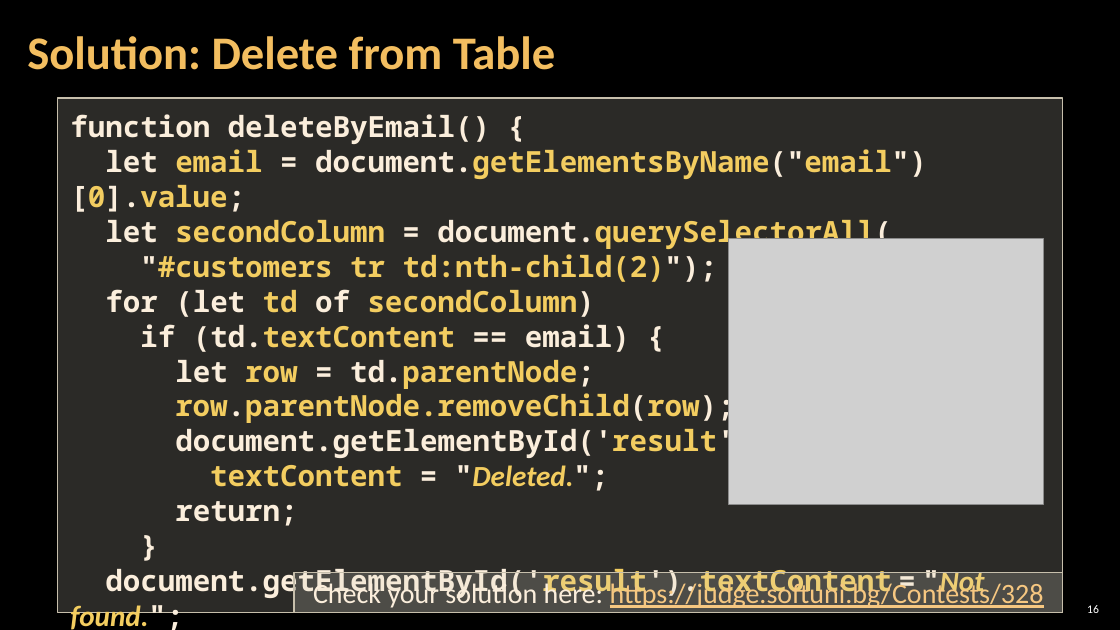
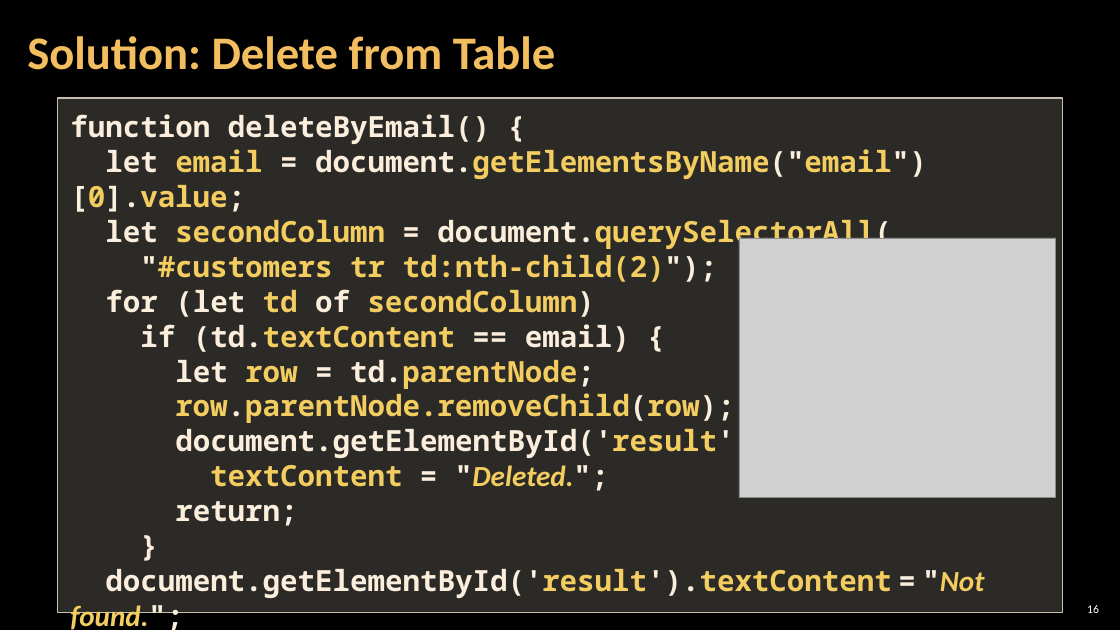
Before and after one commit to antoniaat/Front-End-Development, a slide deck: slide 16 of JavaScript_For_FrontEnd/02. JavaScript-for-Front-End-Introduction-to-DOM-and-Events/02. JavaScript-for-Front-End-Introduction-to-DOM-and-Events.pptx. Drawn at 1120x630 pixels with LibreOffice and Linux fonts; fonts in the diff are those of the drawing; grey boxes stand for pictures; background and template pictures are left out. Boxes give left, top, right and bottom in pixels: in the first picture for what was removed or moved away, otherwise in the second. Text is boxed around its words. In the diff, an @@ line names an element or a change of style, - is before the commit and + after.

```diff
--- a/JavaScript_For_FrontEnd/02. JavaScript-for-Front-End-Introduction-to-DOM-and-Events/02. JavaScript-for-Front-End-Introduction-to-DOM-and-Events.pptx
+++ b/JavaScript_For_FrontEnd/02. JavaScript-for-Front-End-Introduction-to-DOM-and-Events/02. JavaScript-for-Front-End-Introduction-to-DOM-and-Events.pptx
@@ picture: place and size @@
-picture at [728, 238, 1043, 504]
+picture at [739, 238, 1056, 497]
@@ rectangle removed at [294, 572, 1063, 613] @@
-Check your solution here: https://judge.softuni.bg/Contests/328
```
Also in this commit, not shown: 9 other slides changed.
